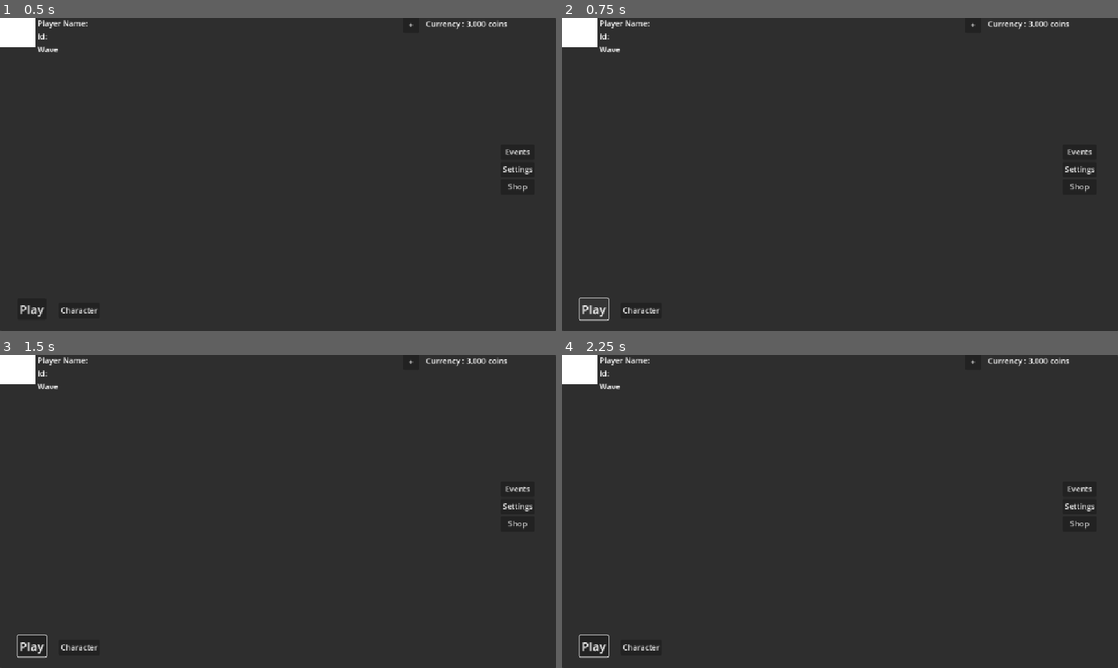
Above: before the commit, frames 1-4 (two rows, left to right).
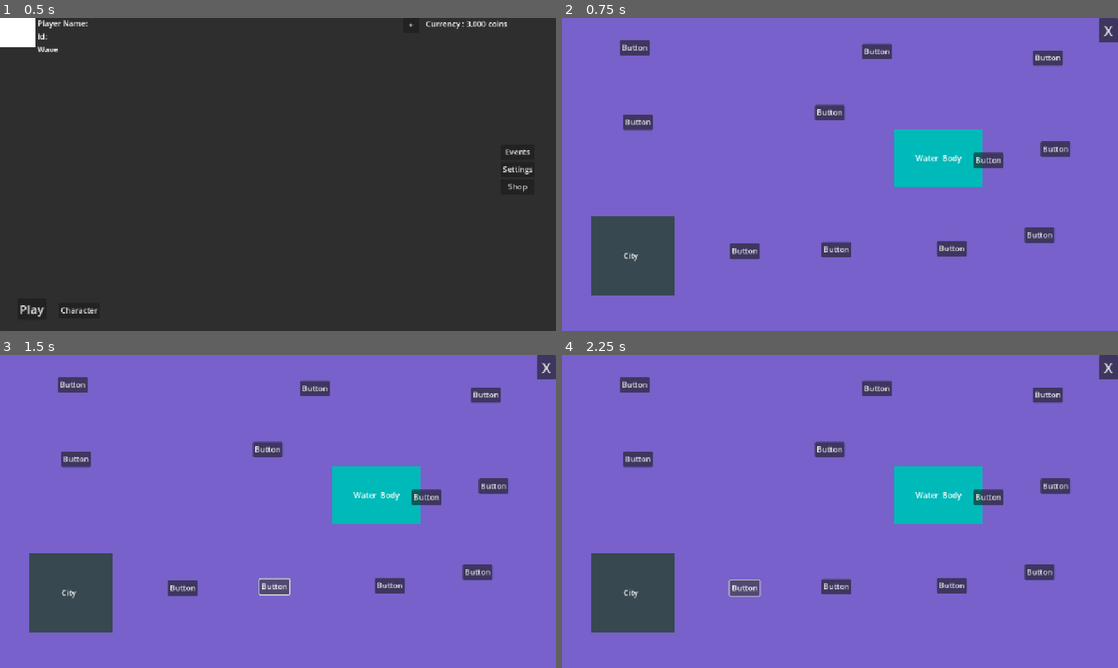
Above: after the commit, the same moments.

Repository: ninjadragonliu/Something
Game: Godot game, scene res://Scenes/main_page.tscn
Two runs of this game, one before a commit and one after it. Both use one fixed random seed, a clock stepped at 60 frames per second and the inputs below. The project has no main scene, so this scene is started directly.
Inputs (mouse positions are in pixels of both pictures, inside the frame that each line leads up to):
- Up to frame 1 (0.5 s): no input
- Up to frame 2 (0.75 s): click "Play" at 0.5 s
- Up to frame 3 (1.5 s): click (272, 586) at 1.25 s, where only the run after the commit has a clickable "Button"
- Up to frame 4 (2.25 s): click (745, 586) at 2 s, where only the run after the commit has a clickable "Button"

Frame 1 is identical in both runs. In frame 2, 100% of the frame differs, in the area x 0-100%, y 0-100%; in frame 3, 100%; in frame 4, 100%.

Commit message:
update some buttons

Diff:
--- a/something/Scenes/main_page.tscn
+++ b/something/Scenes/main_page.tscn
@@ -115,4 +115,5 @@
 offset_bottom = 29.0
 text = "+"
 
+[connection signal="pressed" from="Panel/Play" to="." method="_on_play_pressed"]
 [connection signal="pressed" from="Panel/buttons/Events" to="." method="_on_events_pressed"]
--- a/something/Scenes/overworld_map.tscn
+++ b/something/Scenes/overworld_map.tscn
@@ -1,4 +1,6 @@
-[gd_scene load_steps=4 format=3 uid="uid://bgq15ls3cbcv7"]
+[gd_scene load_steps=5 format=3 uid="uid://bgq15ls3cbcv7"]
+
+[ext_resource type="Script" uid="uid://bprokssqma1e" path="res://Scripts/overworld_map.gd" id="1_4raw4"]
 
 [sub_resource type="CanvasTexture" id="CanvasTexture_4nuo2"]
 
@@ -13,6 +15,7 @@
 anchor_bottom = 1.0
 grow_horizontal = 2
 grow_vertical = 2
+script = ExtResource("1_4raw4")
 
 [node name="Background" type="TextureRect" parent="."]
 self_modulate = Color(0.470068, 0.379129, 0.79383, 1)
@@ -163,3 +166,16 @@
 offset_right = 188.0
 offset_bottom = 230.0
 text = "Button"
+
+[node name="Back" type="Button" parent="."]
+layout_mode = 1
+anchors_preset = 1
+anchor_left = 1.0
+anchor_right = 1.0
+offset_left = -40.0
+offset_bottom = 31.0
+grow_horizontal = 0
+theme_override_font_sizes/font_size = 30
+text = "X"
+
+[connection signal="pressed" from="Back" to="." method="_on_back_pressed"]
--- a/something/Scripts/main_page.gd
+++ b/something/Scripts/main_page.gd
@@ -3,3 +3,7 @@
 
 func _on_events_pressed() -> void:
 	get_tree().change_scene_to_file("res://Scenes/events.tscn")
+
+
+func _on_play_pressed() -> void:
+	get_tree().change_scene_to_file("res://Scenes/overworld_map.tscn")
--- /dev/null
+++ b/something/Scripts/overworld_map.gd
@@ -0,0 +1,5 @@
+extends Control
+
+
+func _on_back_pressed() -> void:
+	get_tree().change_scene_to_file("res://Scenes/main_page.tscn")
Not shown, added: something/Scripts/overworld_map.gd.uid
